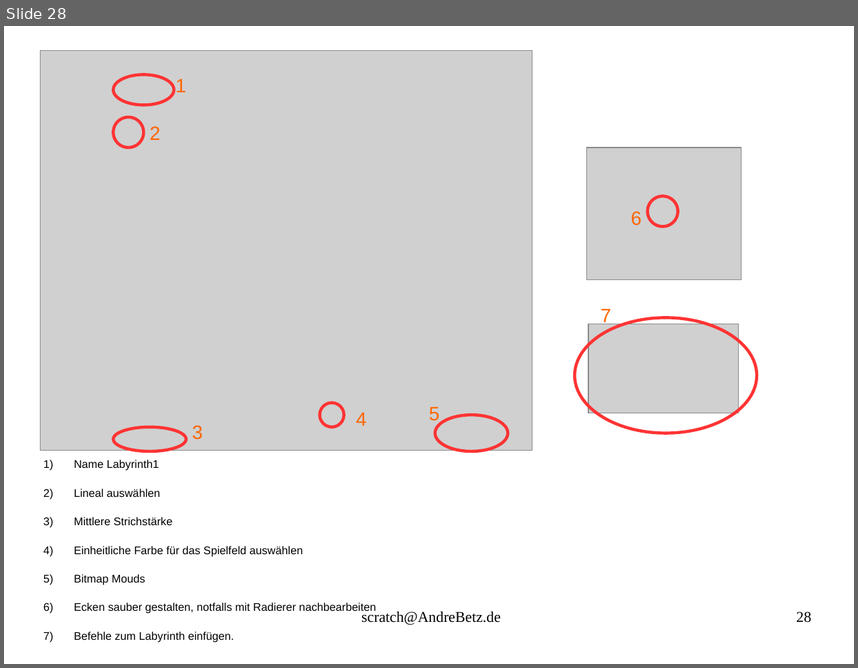
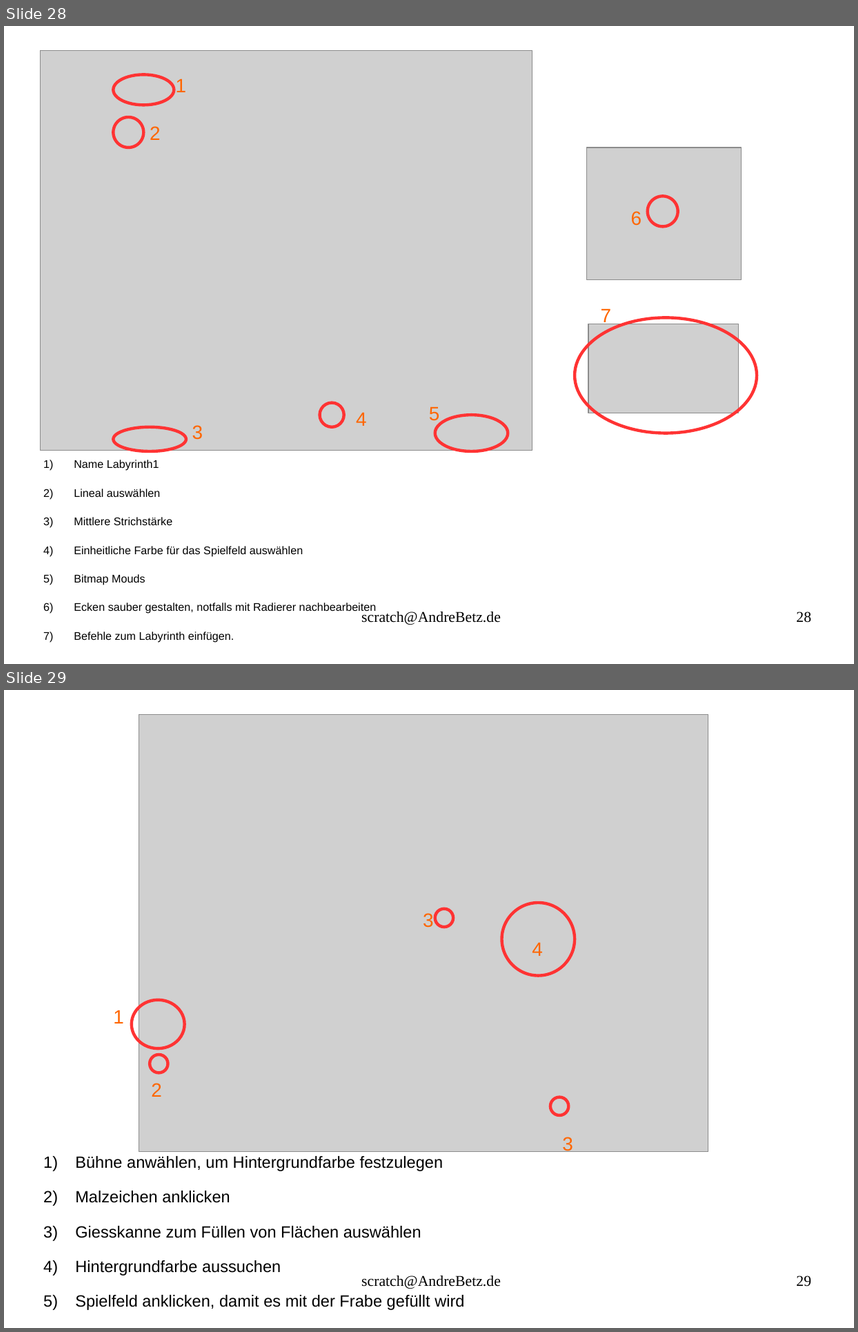
Before and after one commit to sky4walk/documents, a slide deck: ProgrammierkursScratchSpiel.odp. Shown one above the other, each under a label of ours: slide 28 before the commit, slides 28 and 29 after it. The pictures are 858x668 and 858x1332 pixels, drawn with LibreOffice and Linux fonts; fonts in the diff are those of the drawing; grey boxes stand for pictures. Boxes give left, top, right and bottom in pixels: in the first picture for what was removed or moved away, otherwise in the second. Text is boxed around its words. In the diff, an @@ line names an element or a change of style, - is before the commit and + after.

Commit message:
spielfeld hinzugefuegt

```diff
--- a/ProgrammierkursScratchSpiel.odp
+++ b/ProgrammierkursScratchSpiel.odp
@@ slide 29 added at [4,690,854,1328], background #FFFFFF @@
@@ picture added at [139,715,708,1152] @@
@@ text added at [423,913,434,927], 18 pt, text #FF6600 @@
+3
@@ ellipse added at [435,908,454,927], outline #FF3333 2.83 pt @@
@@ ellipse added at [502,903,575,976], outline #FF3333 2.83 pt @@
@@ text added at [532,942,543,956], 18 pt, text #FF6600 @@
+4
@@ ellipse added at [131,1000,185,1049], outline #FF3333 2.83 pt @@
@@ text added at [113,1009,124,1023], 18 pt, text #FF6600 @@
+1
@@ ellipse added at [150,1054,168,1073], outline #FF3333 2.83 pt @@
@@ text added at [151,1083,162,1096], 18 pt, text #FF6600 @@
+2
@@ ellipse added at [551,1097,569,1116], outline #FF3333 2.83 pt @@
@@ text added at [562,1136,573,1154], 18 pt, text #FF6600 @@
+3
@@ text added at [75,1156,464,1310], 15.2 pt, text #000000 @@
+1) Bühne anwählen, um Hintergrundfarbe festzulegen
+2) Malzeichen anklicken
+3) Giesskanne zum Füllen von Flächen auswählen
+4) Hintergrundfarbe aussuchen
+5) Spielfeld anklicken, damit es mit der Frabe gefüllt wird
@@ text added at [361,1275,501,1288], 14 pt, text #000000 @@
+scratch@AndreBetz.de
@@ page number added at [796,1275,811,1286], 14 pt, text #000000 @@
+29
```
Also in this commit, not shown: 3 other slides added, 2 other files.
